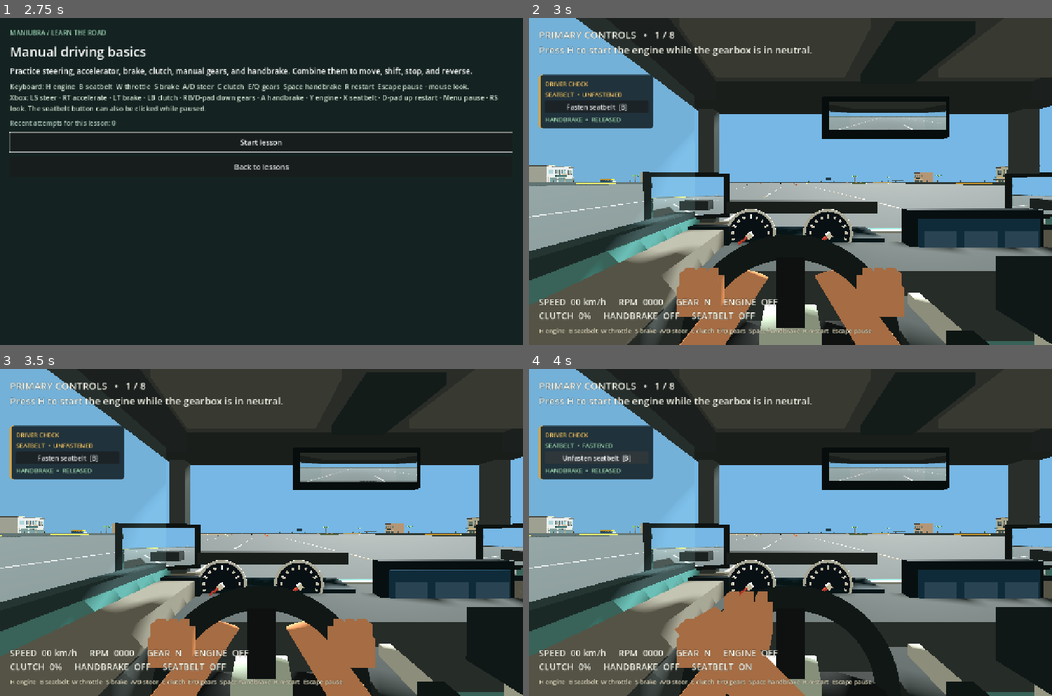
Above: before the commit, frames 1-4 (two rows, left to right).
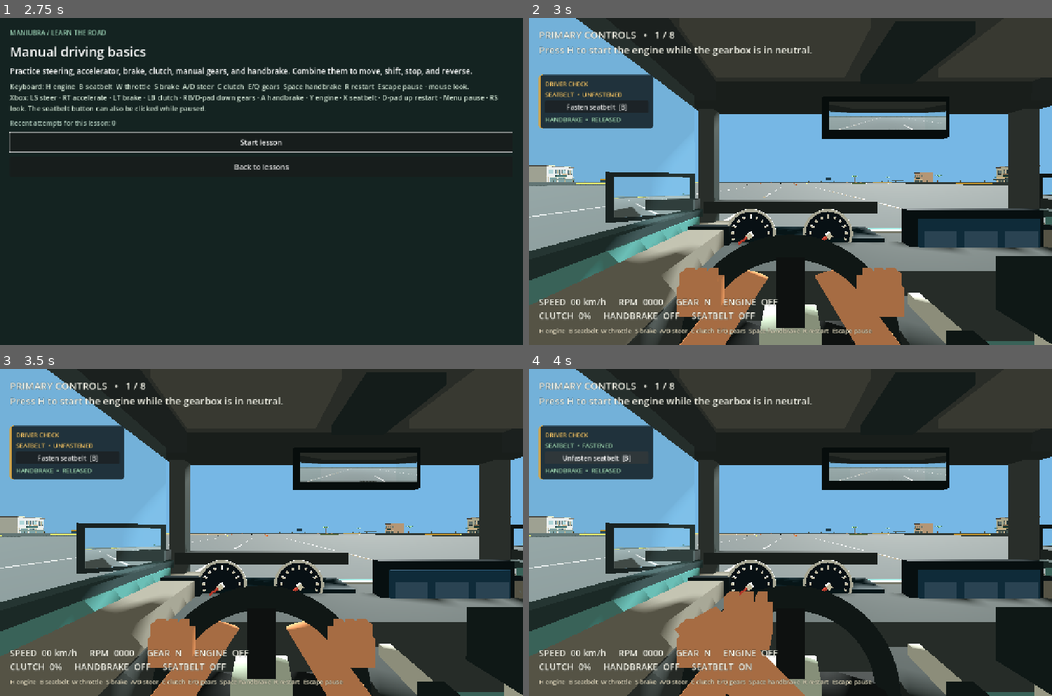
Above: after the commit, the same moments.

Repository: IamDalemark/maniubra-prototype
Game: Godot game, scene res://scenes/app.tscn
Two runs of this game, one before a commit and one after it. Both use one fixed random seed, a clock stepped at 60 frames per second and the inputs below. Sound files missing from this copy of the repository are replaced by a short silence.
Inputs (mouse positions are in pixels of both pictures, inside the frame that each line leads up to):
- Up to frame 1 (2.75 s): click "Courses" at 0.5 s; click (135, 132) at 1.27 s; click (135, 129) at 2 s
- Up to frame 2 (3 s): click "Start lesson" at 2.75 s
- Up to frame 3 (3.5 s): no input
- Up to frame 4 (4 s): click "Fasten seatbelt [B]" at 3.5 s

Frame 1 is identical in both runs. In frame 2, 3.0% of the frame differs, in the area x 14-100%, y 47-66%; in frame 3, 3.0%; in frame 4, 3.0%.

Commit message:
Mount side mirrors outside sedan doors

Diff:
--- a/scripts/sedan.gd
+++ b/scripts/sedan.gd
@@ -61,7 +61,7 @@
 	_rear_camera.global_transform = global_transform * Transform3D(Basis.IDENTITY, Vector3(0, 1.76, -0.92))
 	for index in _side_cameras.size():
 		var side: float = -1.0 if index == 0 else 1.0
-		_side_cameras[index].global_transform = global_transform * Transform3D(Basis(Vector3.UP, -side * 0.72), Vector3(side * 1.12, 1.38, 0.64))
+		_side_cameras[index].global_transform = global_transform * Transform3D(Basis(Vector3.UP, -side * 0.72), Vector3(side * 1.24, 1.38, 0.66))
 	if not driving_enabled:
 		_update_hands(delta)
 
@@ -487,11 +487,11 @@
 		side_camera.current = true
 		_side_cameras.append(side_camera)
 		var side_x: float = float(side)
-		# Mount the housing just behind the front pillar, close to the side window.
-		_box(self, Vector3(0.17, 0.045, 0.075), Vector3(side_x * 0.86, 1.34, 0.61), Color("252e31"), 0.72)
+		# Mount the housing outside the door skin, just behind the front pillar.
+		_box(self, Vector3(0.24, 0.045, 0.075), Vector3(side_x * 0.97, 1.34, 0.63), Color("252e31"), 0.72)
 		var housing := Node3D.new()
 		housing.name = "PassengerMirror" if side < 0.0 else "DriverMirror"
-		housing.position = Vector3(side_x * 0.88, 1.38, 0.62)
+		housing.position = Vector3(side_x * 1.06, 1.38, 0.64)
 		var eye := Vector3(0.40, 1.45, -0.40)
 		housing.rotation.y = atan2(eye.x - housing.position.x, eye.z - housing.position.z)
 		add_child(housing)
Binary file changed: docs/screenshots/sedan_mirrors_forward.png
Binary file changed: docs/screenshots/sedan_passenger_mirror_glance.png
Not shown, changed: README.md
Not shown, changed: assets/ASSET_REGISTER.md
Not shown, changed: docs/AGENT_IMPLEMENTATION.md
Not shown, changed: docs/ARCHITECTURE.md
